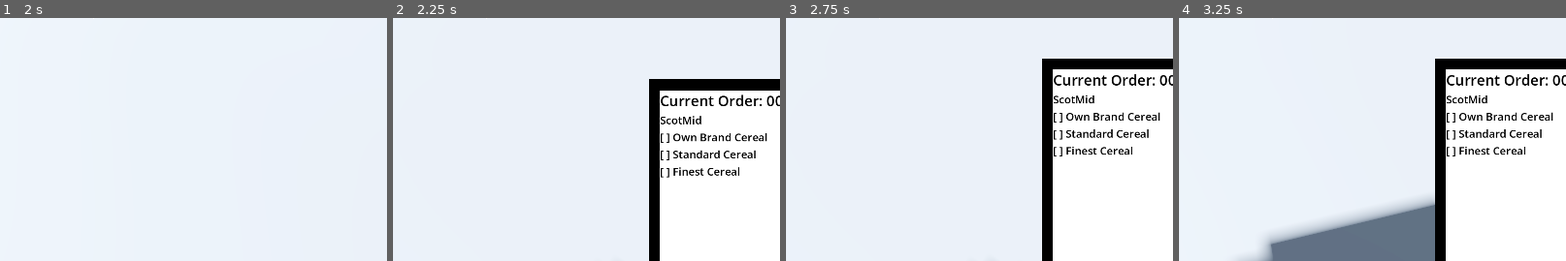
Above: before the commit, frames 1-4 (left to right).
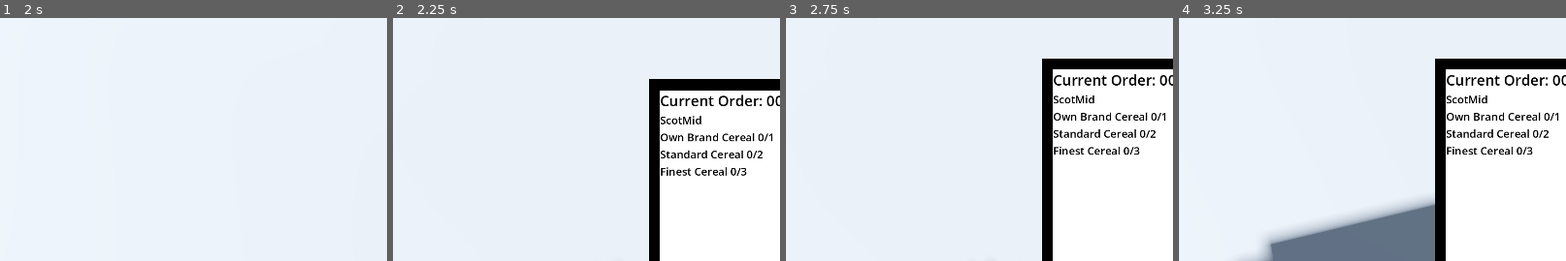
Above: after the commit, the same moments.

Repository: Allus-Interactive/speedy-shopper
Game: Godot game, scene res://game/world/shops/shop.tscn
Two runs of this game, one before a commit and one after it. Both use one fixed random seed, a clock stepped at 60 frames per second and the inputs below.
Inputs (mouse positions are % of the whole screen's width and height, from its top left):
- Up to frame 1 (2 s): tap Enter at 0.5 s; move the mouse to (72, 45) at 0.52 s; hold D (product_rotate_right) 0.53-1.28 s; tap E (interact) at 0.6 s; click (72, 45) at 0.67 s; move the mouse to (45, 50) at 1.27 s; hold W (forwards) from 1.28 s (still down); tap R (replace) at 1.35 s
- Up to frame 2 (2.25 s): keep holding W (forwards); tap Space at 2 s; move the mouse to (52, 48) at 2.02 s; tap T (toggle_scanner) at 2.1 s
- Up to frame 3 (2.75 s): keep holding W (forwards)
- Up to frame 4 (3.25 s): keep holding W (forwards); tap Enter at 2.75 s; move the mouse to (49, 52) at 2.77 s; tap E (interact) at 2.85 s; click (49, 52) at 2.92 s
The pictures show only the part of the screen within x 38-88%, y 50-100%; the shares and areas given below are measured in that part.

Frame 1 is identical in both runs. In frame 2, 1.6% of the frame differs, in the area x 69-98%, y 47-66%; in frame 3, 1.6%; in frame 4, 1.6%.

Commit message:
updated order to use item quantities

Diff:
--- a/godot-project/game/global/order_manager.gd
+++ b/godot-project/game/global/order_manager.gd
@@ -10,9 +10,9 @@
 	"shop_name": "ScotMid",
 	"order_id": 1,
 	"items": [
-		{ "product_id": 1, "product_name": "Own Brand Cereal", "barcode_value": 1, "quantity": 1, "scanned": false },
-		{ "product_id": 2, "product_name": "Standard Cereal", "barcode_value": 2, "quantity": 1, "scanned": false },
-		{ "product_id": 3, "product_name": "Finest Cereal", "barcode_value": 3, "quantity": 1, "scanned": false }
+		{ "product_id": 1, "product_name": "Own Brand Cereal", "barcode_value": 1, "required_quantity": 1, "scanned_quantity": 0 },
+		{ "product_id": 2, "product_name": "Standard Cereal", "barcode_value": 2, "required_quantity": 2, "scanned_quantity": 0 },
+		{ "product_id": 3, "product_name": "Finest Cereal", "barcode_value": 3, "required_quantity": 3, "scanned_quantity": 0 }
 	],
 	"delivery_address": "Pickup",
 	"reward": 10
@@ -29,11 +29,15 @@
 
 	for item in items:
 		if item.get("product_id") == product_id:
-			if item.get("scanned", false):
+			var product_name = item.get("product_name")
+			var required_qty = item.get("required_quantity")
+			var scanned_qty = item.get("scanned_quantity")
+
+			if scanned_qty >= required_qty:
 				product_scanned.emit(product_id, false)
 				return false
 
-			item["scanned"] = true
+			item["scanned_quantity"] = scanned_qty + 1
 			order_updated.emit()
 			product_scanned.emit(product_id, true)
 			return true
@@ -46,7 +50,10 @@
 		return false
 
 	for item in active_order.get("items", []):
-		if not item.get("scanned", false):
+		var required_qty = item.get("required_quantity")
+		var scanned_qty = item.get("scanned_quantity")
+
+		if scanned_qty < required_qty:
 			return false
 
 	return true
--- a/godot-project/game/ui/scanner/scanner_ui.gd
+++ b/godot-project/game/ui/scanner/scanner_ui.gd
@@ -84,9 +84,9 @@
 		var row: Label = Label.new()
 
 		var item_name: String = item.get("product_name", "Unknown Item")
-		var scanned: bool = item.get("scanned", false)
-		var status: String = "[X]" if scanned else "[ ]"
+		var required_qty = item.get("required_quantity")
+		var scanned_qty = item.get("scanned_quantity")
 
-		row.text = "%s %s" % [status, item_name]
+		row.text = "%s %d/%d" % [item_name, scanned_qty, required_qty]
 		row.theme = scanner_theme
 		items_list.add_child(row)
